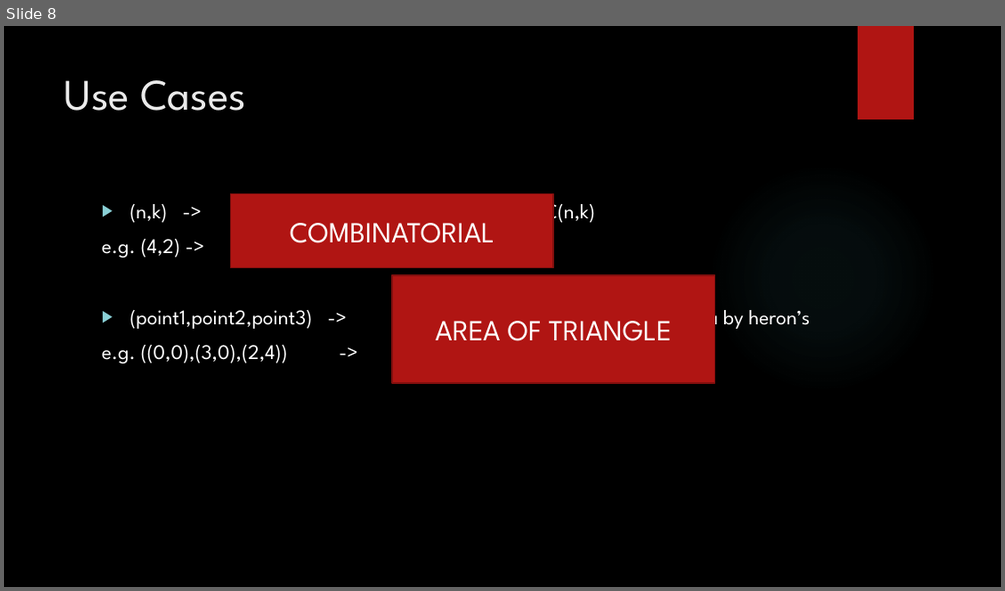
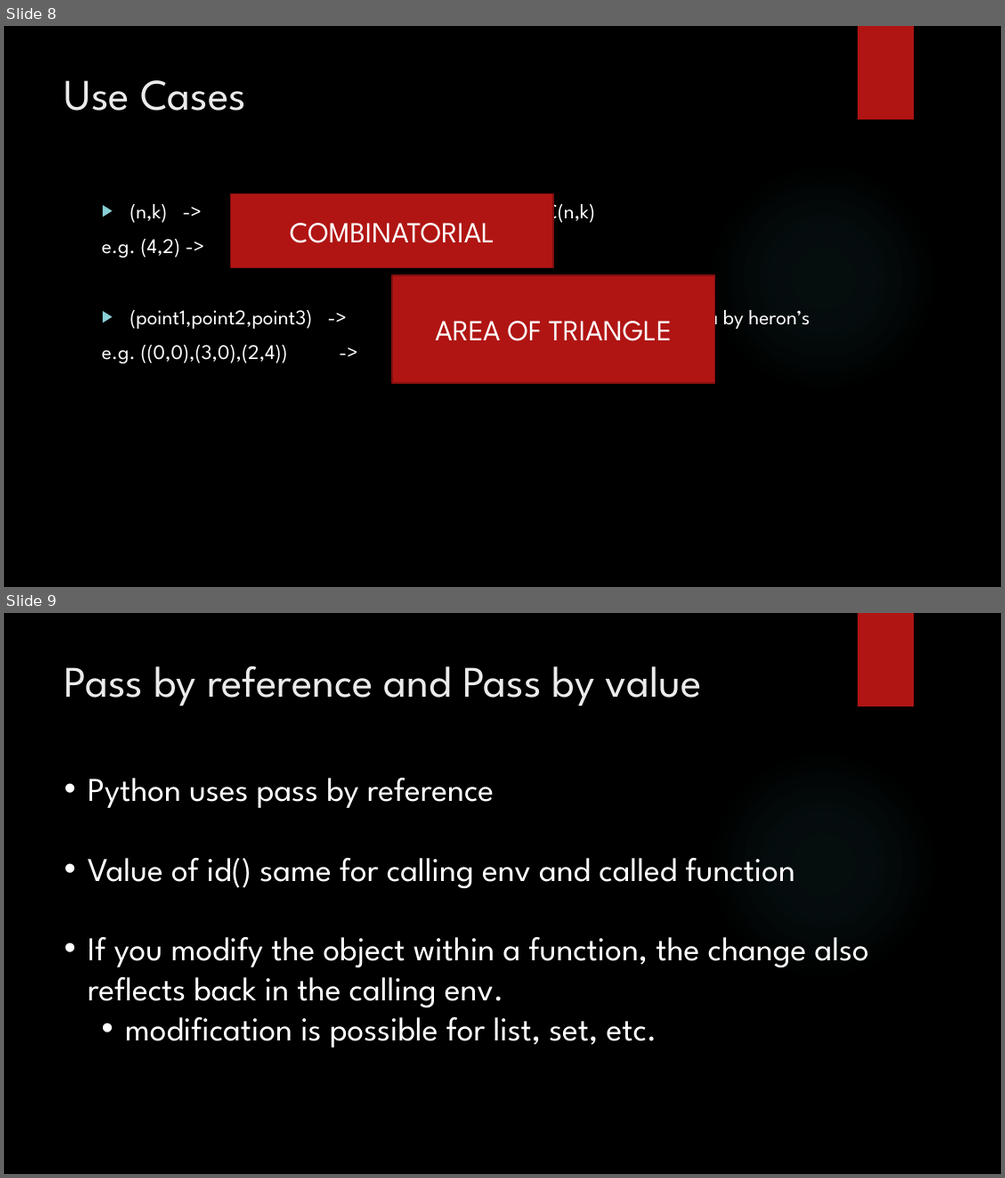
Before and after one commit to AthletiCoder/SPW, a slide deck: Lecture5/Teaching Presentation.pptx. Shown one above the other, each under a label of ours: slide 8 before the commit, slides 8 and 9 after it. The pictures are 1005x591 and 1005x1178 pixels, drawn with LibreOffice and Linux fonts; fonts in the diff are those of the drawing; background and template pictures are left out. Boxes give left, top, right and bottom in pixels: in the first picture for what was removed or moved away, otherwise in the second. Text is boxed around its words. In the diff, an @@ line names an element or a change of style, - is before the commit and + after.

Commit message:
Lect 5.2: Function arg passing

```diff
--- a/Lecture5/Teaching Presentation.pptx
+++ b/Lecture5/Teaching Presentation.pptx
@@ slide 9 added at (x1=4, y1=613, x2=1001, y2=1174), background picture (left out); not listed: 2 template elements that a slide beside it also shows @@
@@ title added at (x1=65, y1=666, x2=702, y2=706), 42 pt, text #EBEBEB @@
+Pass by reference and Pass by value
@@ text added at (x1=88, y1=778, x2=869, y2=1047), 32 pt, text #FFFFFF @@
+• Python uses pass by reference
+• Value of id() same for calling env and called function
+• If you modify the object within a function, the change also reflects back in the calling env.
+  • modification is possible for list, set, etc.
```
Also in this commit, not shown: 4 other slides added, 1 other file.
